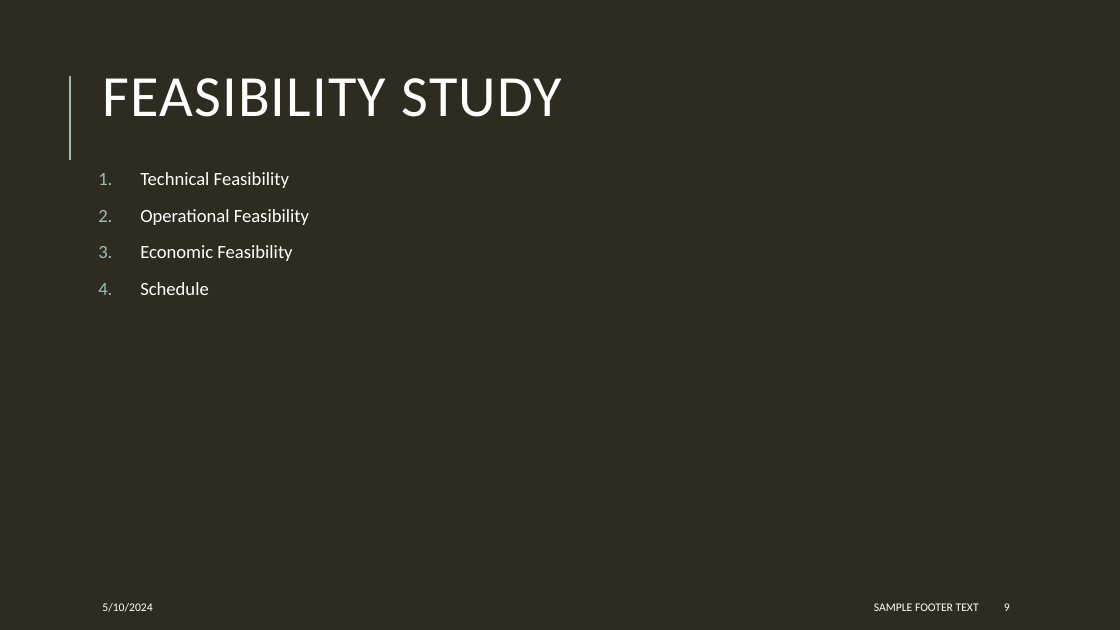
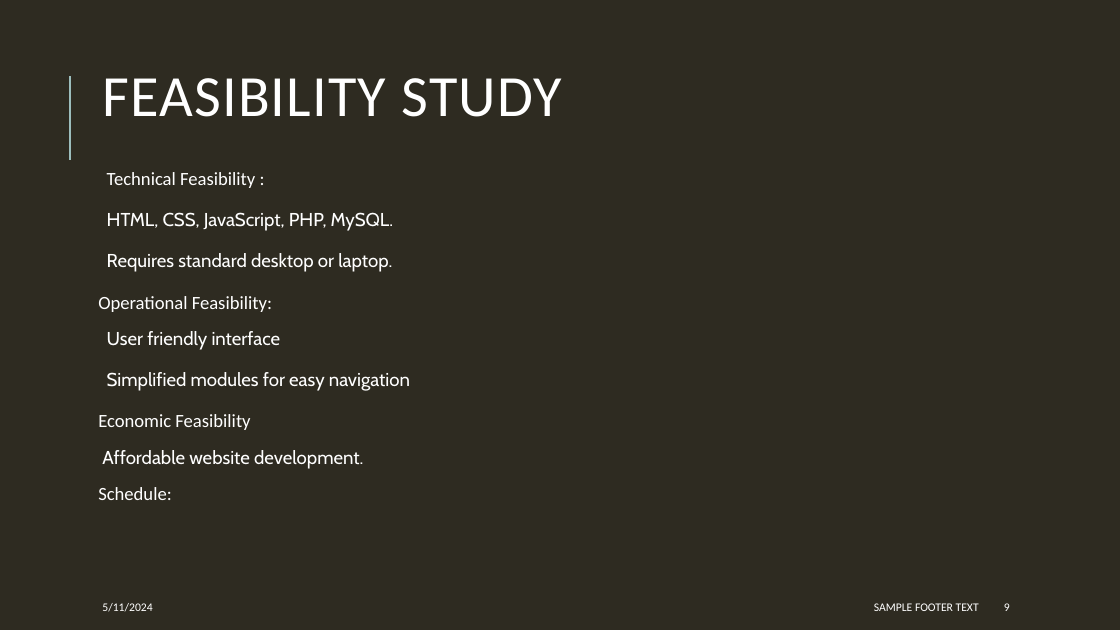
Before and after one commit to chunchunmaru12/project, a slide deck: slide 9 of documentation/OBRS.PPTX. Drawn at 1120x630 pixels with LibreOffice and Linux fonts; fonts in the diff are those of the drawing. Boxes give left, top, right and bottom in pixels: in the first picture for what was removed or moved away, otherwise in the second. Text is boxed around its words. In the diff, an @@ line names an element or a change of style, - is before the commit and + after.

```diff
--- a/documentation/OBRS.PPTX
+++ b/documentation/OBRS.PPTX
@@ text at bbox=[98, 172, 410, 391]: text changed; font Calibri to Cabin @@
-1. Technical Feasibility
-2. Operational Feasibility
+  Technical Feasibility :
+  HTML, CSS, JavaScript, PHP, MySQL.
+  Requires standard desktop or laptop.
+Operational Feasibility:
+  User friendly interface
+  Simplified modules for easy navigation
@@ text at bbox=[98, 414, 250, 430]: bullet 1. to none @@
@@ text at bbox=[98, 450, 363, 500]: text changed; font Calibri to Cabin @@
-4. Schedule
+Affordable website development.
+Schedule:
@@ text at bbox=[102, 603, 152, 612]: text changed @@
-5/10/2024
+5/11/2024
```
Also in this commit, not shown: 16 other slides changed, 1 slide added, 2 slides removed, 10 other files.
